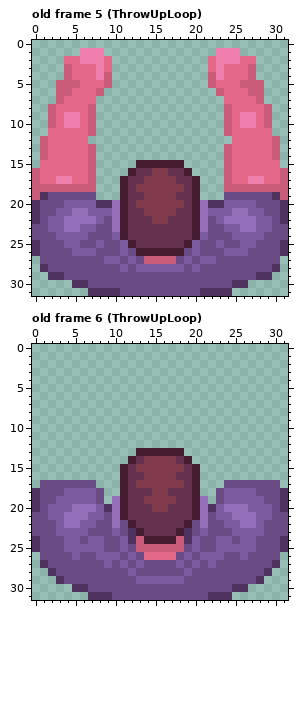
File history of a pixel-art file, Assets/Sprites/Personaje.aseprite. Above is the file before it was changed.
32x32 pixels, 10 frames. Shown: old frame 5 (ThrowUpLoop), old frame 6 (ThrowUpLoop). The commit also changed other frames, which this record leaves out.
Once edited:
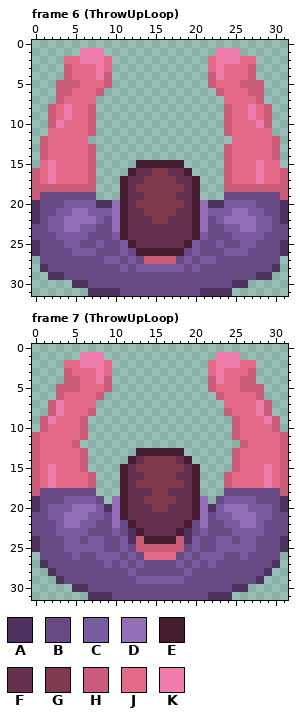
Palette (. is transparent): A #4e3260  B #684a85  C #7a5b9f  D #9570ba  E #461d30  F #66314f  G #803a4c  H #ca5c79  J #e46888  K #ef7eac
The author wrote: animacion vomitar a falta de revisar
Change:
frames 10 -> 11
Frame 6 (ThrowUpLoop) against old frame 5 (ThrowUpLoop), layers "Body", "Arms":
Colour A gives way to colour B in row 19 at x 1 and 30.
Colour K gives way to colour J in row 9 at x 5 and 26; in row 10 at x 4 to 5 and 26 to 27; in row 17 at x 3 to 4 and 27.
Colour J gives way to colour K in row 8 at x 4 and 27; in row 10 at x 3 and 28; in rows 15 to 16 at x 2 and 28; in row 17 at x 2.
Frame 7 (ThrowUpLoop) against old frame 6 (ThrowUpLoop), layers "Body", "Arms":
Colour C gives way to colour B in row 18 at x 4 to 7 and 24 to 27; in row 19 at x 3 and 28.
The edit adds colour H in row 3 at x 4 and 27; in row 4 at x 4 to 5, 9, 22 and 26 to 27; in row 5 at x 3 to 5, 9, 22 and 26 to 28; in row 6 at x 3, 8, 23 and 28; in row 7 at x 2 and 29; in row 8 at x 2, 7, 24 and 29.
The edit adds colour H in rows 9 to 10 at x 1, 6, 25 and 30; in row 11 at x 0, 6, 25 and 31; in row 12 at x 0, 5, 26 and 31; in rows 13 to 15 at x 0, 6, 25 and 31; in row 16 at x 0, 7, 24 and 31; in row 17 at x 0 and 31.
Colour A gives way to colour H in row 18 at x 0 and 31.
Colour B gives way to colour H in row 17 at x 7 and 24.
The edit adds colour J in row 2 at x 4 to 5, 9, 22 and 26 to 27; in row 3 at x 5 to 7, 9, 22 and 24 to 26; in row 4 at x 6 to 7 and 24 to 25; in row 5 at x 6 to 8 and 23 to 25; in rows 6 to 7 at x 4 to 7 and 24 to 27; in row 8 at x 4 to 6 and 25 to 27.
The edit adds colour J in row 9 at x 3 to 5 and 26 to 28; in row 10 at x 2 to 5 and 26 to 29; in row 11 at x 1 to 5 and 26 to 30; in row 12 at x 1 to 4 and 27 to 30; in rows 13 to 14 at x 1 to 5 and 26 to 30; in row 15 at x 1, 3 to 5, 26 to 28 and 30.
The edit adds colour J in row 16 at x 1, 3 to 6, 25 to 28 and 30.
Colour B gives way to colour J in row 17 at x 1, 3 to 6, 25 to 28 and 30.
The edit adds colour K in rows 1 to 2 at x 6 to 8 and 23 to 25; in rows 3 to 4 at x 8 and 23; in rows 7 to 8 at x 3 and 28; in row 9 at x 2 and 29; in rows 15 to 16 at x 2 and 29.
Colour B gives way to colour K in row 17 at x 2 and 29.
Colour B is removed in row 18 at x 8 and 23.
